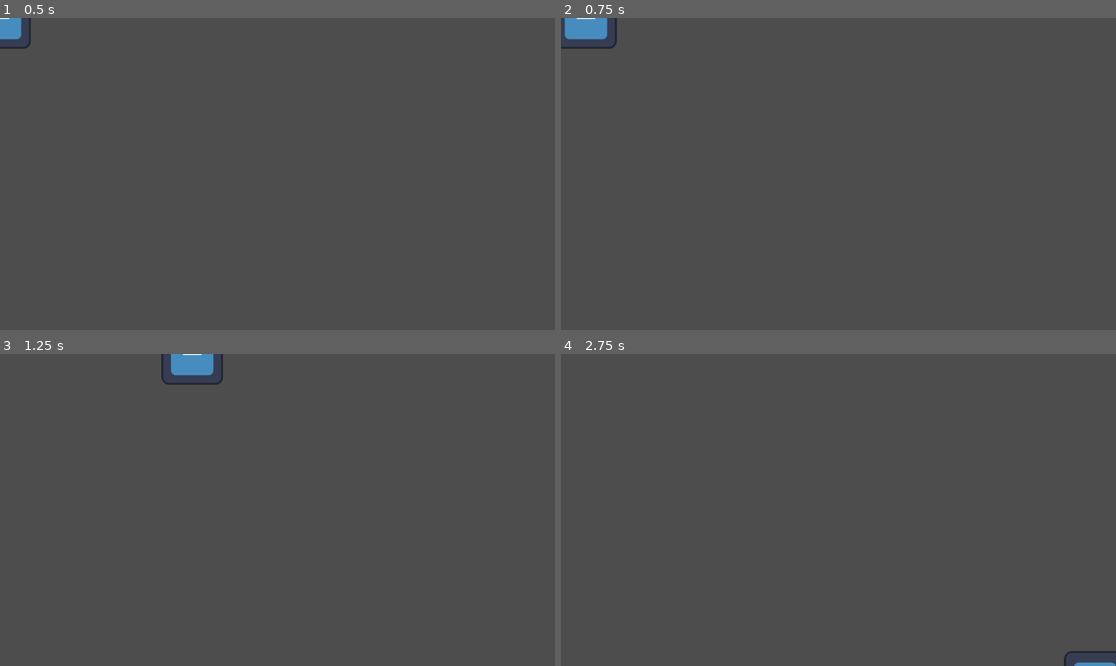
Above: before the commit, frames 1-4 (two rows, left to right).
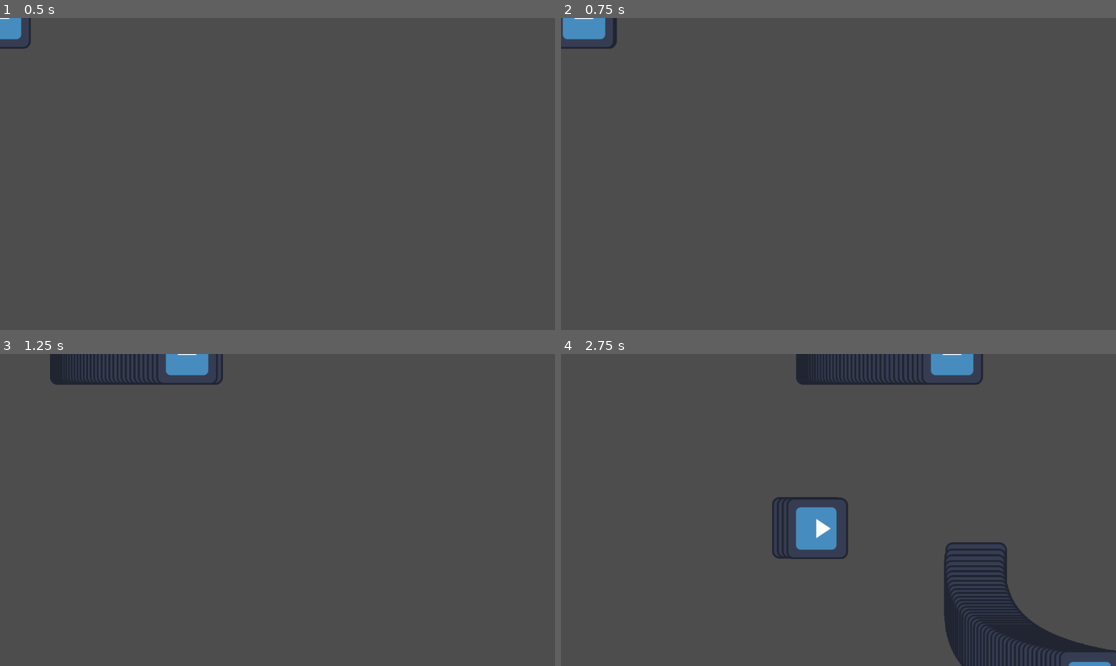
Above: after the commit, the same moments.

Repository: andr462c/Pirates
Game: Godot game, scene res://objects/playerboat.tscn
Same seed, same stepped clock (60 frames per second), same inputs: the game is played once before the commit and once after it. The project has no main scene, so this scene is started directly. The engine's default icon, where the game draws it, is replaced by a stand-in: a white triangle on a blue panel in a dark square.
Inputs:
- Up to frame 1 (0.5 s): no input
- Up to frame 2 (0.75 s): tap Enter at 0.5 s; hold Right (ui_right) from 0.53 s (still down); hold Space (key_shoot) from 0.53 s (still down)
- Up to frame 3 (1.25 s): keep holding Right (ui_right); keep holding Space (key_shoot)
- Up to frame 4 (2.75 s): release Right (ui_right) at 1.28 s; release Space (key_shoot) at 1.28 s; hold Down (ui_down) 1.28-2.03 s; tap Space (key_shoot) at 1.35 s; hold Right (ui_right) from 2.03 s (still down); hold Space (key_shoot) from 2.03 s (still down)

Frame 1 is identical in both runs. In frame 2, less than 0.1% of the frame differs, in the area x 0-10%, y 0-10%; in frame 3, 1.6%; in frame 4, 8.5%, in the area x 38-100%, y 0-100%.
Error before the commit: Invalid type in function 'init' in base 'Node2D (normal_bullet.gd)'. Cannot convert argument 2 from Vector2 to float. (res://objects/playerboat.gd:38)

Commit message:
added ak and shooting

Diff:
--- a/objects/normal_bullet.gd
+++ b/objects/bullets/normal_bullet.gd
@@ -1,12 +1,13 @@
 extends Node2D
 
-var speed = 50
+var speed = 256
 var deathtimer
-var direction = 0
+var direction: Vector2
 var sprite: Sprite2D
 
 
-func init(_speed_multiplier: float, _direction:float):
+func init(_position: Vector2, _speed_multiplier: float, _direction: Vector2):
+	position = _position
 	speed *= _speed_multiplier
 	direction = _direction
 
--- a/objects/normal_bullet.tscn
+++ b/objects/bullets/normal_bullet.tscn
@@ -1,6 +1,6 @@
 [gd_scene load_steps=3 format=3 uid="uid://q5u4as6diy4s"]
 
-[ext_resource type="Script" path="res://objects/normal_bullet.gd" id="1_rbyow"]
+[ext_resource type="Script" path="res://objects/bullets/normal_bullet.gd" id="1_rbyow"]
 [ext_resource type="Texture2D" uid="uid://cmamwrahhoykx" path="res://icon.svg" id="2_xn632"]
 
 [node name="NormalBullet" type="Node2D"]
--- a/objects/playerboat.gd
+++ b/objects/playerboat.gd
@@ -7,20 +7,25 @@
 var target_direction = Vector2(0,0)
 var brake_factor = 2.0
 var sprite: Sprite2D
+var shoot_direction: Vector2
+var bullet_speed_multiplier = 1.0
 
-var bullet_scene = preload("res://objects/normal_bullet.tscn")
+var weapons = []
 
 # Called when the node enters the scene tree for the first time.
 func _ready():
 	print("Ready")
 	sprite = $Sprite2D
+	weapons.append($Ak47)
 
 # Called every frame. 'delta' is the elapsed time since the previous frame.
 func _process(delta):
 	# Update pos
 	target_direction = Input.get_vector("ui_left", "ui_right", "ui_up", "ui_down")
+	print(target_direction)
 	direction = target_direction
-	if direction.length() > 0.1:
+	if target_direction.length() > 0.1:
+		shoot_direction = target_direction.normalized()
 		speed += acceleration*delta*direction
 		sprite.rotation = direction.angle()
 	speed *= 0.95
@@ -34,6 +39,6 @@
 
 
 func shoot():
-	var bullet = bullet_scene.instantiate()
-	bullet.init(1, target_direction)
-	get_tree().root.add_child(bullet)
+	for weapon in weapons:
+		weapon.update_stats(self)
+		weapon.shoot()
--- a/objects/playerboat.tscn
+++ b/objects/playerboat.tscn
@@ -1,10 +1,14 @@
-[gd_scene load_steps=3 format=3 uid="uid://vn5ikrlnarpn"]
+[gd_scene load_steps=4 format=3 uid="uid://vn5ikrlnarpn"]
 
 [ext_resource type="Script" path="res://objects/playerboat.gd" id="1_nphoy"]
 [ext_resource type="Texture2D" uid="uid://cmamwrahhoykx" path="res://icon.svg" id="2_wq63n"]
+[ext_resource type="PackedScene" uid="uid://c75bvt1bu8dpu" path="res://objects/weapons/ak47.tscn" id="3_aoqy5"]
 
 [node name="Playerboat" type="Node2D"]
 script = ExtResource("1_nphoy")
 
 [node name="Sprite2D" type="Sprite2D" parent="."]
 texture = ExtResource("2_wq63n")
+
+[node name="Ak47" parent="." instance=ExtResource("3_aoqy5")]
+position = Vector2(-1, 0)
--- /dev/null
+++ b/objects/weapons/ak47.tscn
@@ -0,0 +1,6 @@
+[gd_scene load_steps=2 format=3 uid="uid://c75bvt1bu8dpu"]
+
+[ext_resource type="Script" path="res://objects/weapons/ak_47.gd" id="1_jvytg"]
+
+[node name="Ak47" type="Node2D"]
+script = ExtResource("1_jvytg")
--- /dev/null
+++ b/objects/weapons/ak_47.gd
@@ -0,0 +1,24 @@
+extends Node2D
+var bullet_scene = preload("res://objects/bullets/normal_bullet.tscn")
+var shoot_direction: Vector2 = Vector2(1,0)
+var speed_multiplier = 1
+
+# Called when the node enters the scene tree for the first time.
+func _ready():
+	pass # Replace with function body.
+
+
+# Called every frame. 'delta' is the elapsed time since the previous frame.
+func _process(delta):
+	pass
+
+
+func update_stats(playerboat):
+	shoot_direction = playerboat.shoot_direction
+	speed_multiplier = playerboat.bullet_speed_multiplier
+
+
+func shoot():
+	var bullet = bullet_scene.instantiate()
+	bullet.init(global_position, speed_multiplier, shoot_direction)
+	get_tree().root.add_child(bullet)
